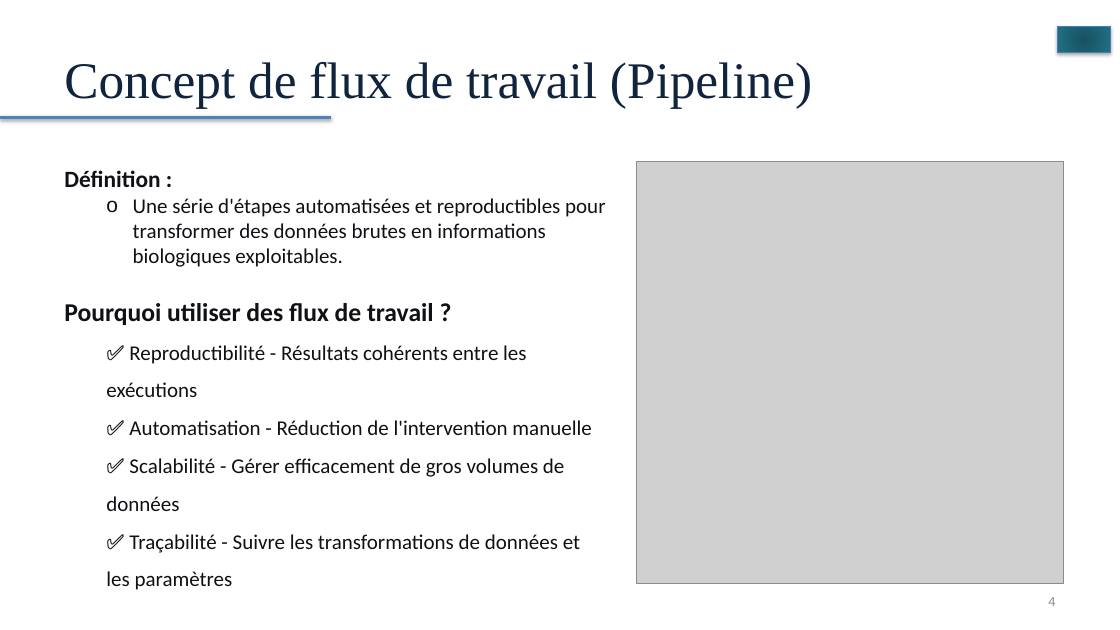
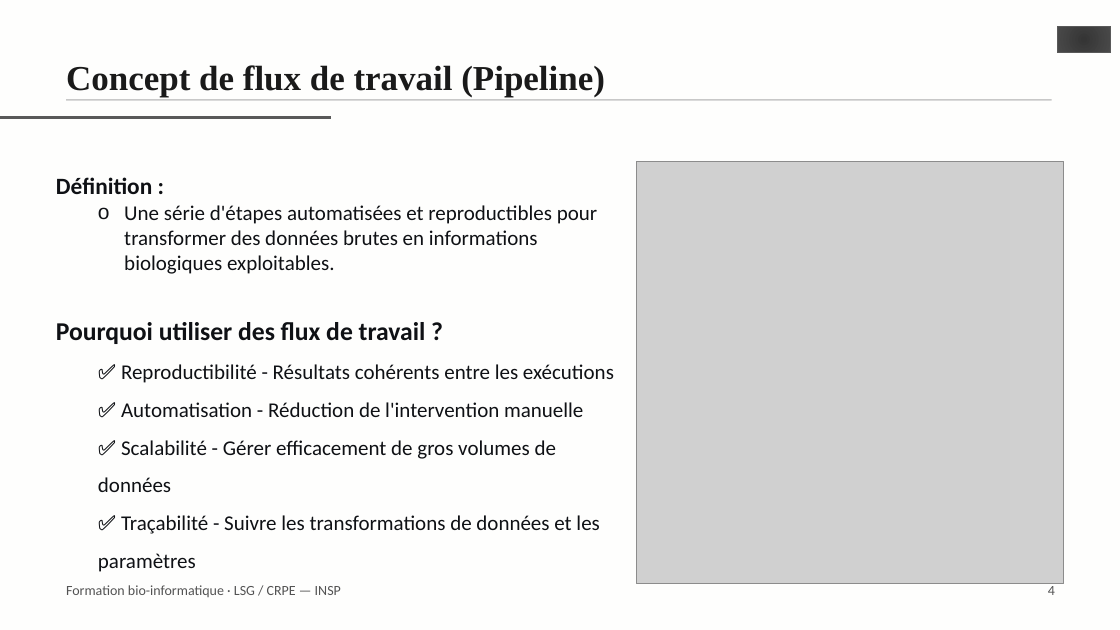
Before and after one commit to Hadji-gid/formation-bioinfo-sgq, a slide deck: slide 4 of diapositives/00_workflow_bioinformatique.pptx. Drawn at 1120x630 pixels with LibreOffice and Linux fonts; fonts in the diff are those of the drawing; grey boxes stand for pictures. Boxes give left, top, right and bottom in pixels: in the first picture for what was removed or moved away, otherwise in the second. Text is boxed around its words. In the diff, an @@ line names an element or a change of style, - is before the commit and + after.

Commit message:
diapositives: reporter le module 0 sur le gabarit commun
Les 27 planches sont reconstruites dans ressources/gabarit.pptx, et non
plus dans le masque d'origine : mêmes dispositions, même page de titre au
logo INSP, même filet gris sous le titre, même bas de page numéroté que
les modules 1 à 5. Les 34 images — organigrammes, captures de terminal,
exemples de formats — sont reportées à leur position, décalées vers le bas
lorsqu'elles passaient sous le filet.

```diff
--- a/diapositives/00_workflow_bioinformatique.pptx
+++ b/diapositives/00_workflow_bioinformatique.pptx
@@ background #FFFFFF to #FEFEFD @@
@@ math minus at (x1=1049, y1=0, x2=1120, y2=93): fill gradient #185261 to #23748A to #298AA3 to gradient #363636 to #4D4D4D to #5C5C5C; outline #4B7EBC 0.75 pt to #595959 0.5 pt; shadow off @@
@@ title "Concept de flux de travail ..." at (x1=66, y1=65, x2=605, y2=98): size 44 to 30 pt, text colour #0F243E to #1A1A1A, bold on; line spacing 1 to 1.15; vertical alignment middle to top @@
@@ line (0, 118) - (332, 118): stroke #4F81BD 3 pt to #595959 3 pt @@
@@ rectangle added at (x1=66, y1=99, x2=1052, y2=101), fill #C8C8C8 @@
@@ text at (x1=56, y1=177, x2=426, y2=344): line spacing 1 to 1.4 @@
@@ text added at (x1=66, y1=585, x2=341, y2=597), 12 pt, text #535353 @@
+Formation bio-informatique · LSG / CRPE — INSP
@@ text "4" moved from (x1=1048, y1=597, x2=1055, y2=606) to (x1=1048, y1=583, x2=1055, y2=595) @@
@@ text "4" at (x1=1048, y1=583, x2=1055, y2=595): text colour #8C8C8C to #535353; line spacing 1 to 1.15; vertical alignment middle to top @@
```
Also in this commit, not shown: 25 other slides changed, 1 slide added, 1 slide removed, 1 other file.
